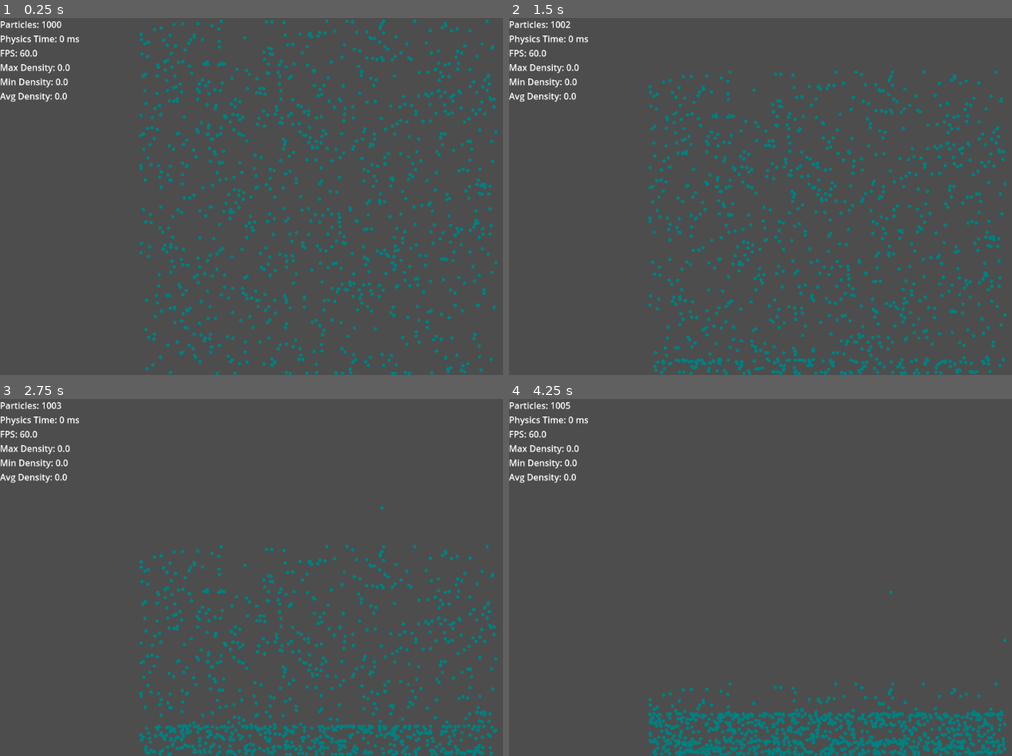
Above: before the commit, frames 1-4 (two rows, left to right).
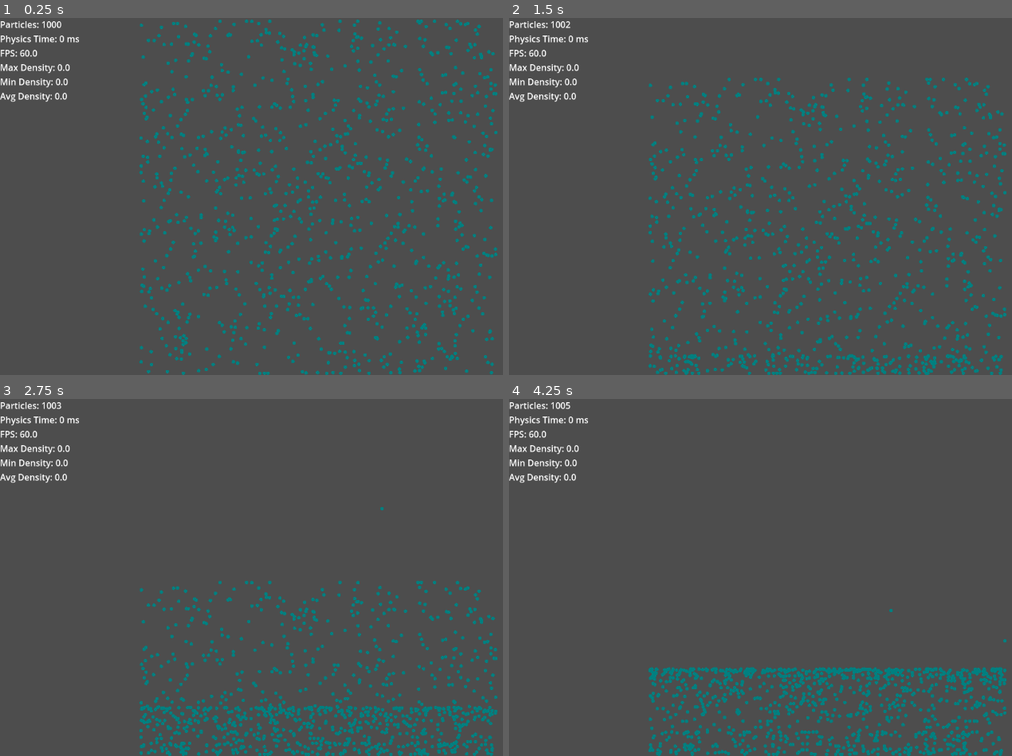
Above: after the commit, the same moments.

Repository: BoonyakornTanrattanakorn/SmoothedParticleHydrodynamics
Game: Godot game, scene res://main.tscn
Two runs of this game, one before a commit and one after it. Both use one fixed random seed, a clock stepped at 60 frames per second and the inputs below.
Inputs (mouse positions are in pixels of both pictures, inside the frame that each line leads up to):
- Up to frame 1 (0.25 s): no input
- Up to frame 2 (1.5 s): move the mouse to (966, 178) at 0.52 s; click (966, 178) at 0.67 s; move the mouse to (700, 214) at 1.27 s; click (700, 214) at 1.42 s
- Up to frame 3 (2.75 s): move the mouse to (382, 498) at 2.02 s; click (382, 498) at 2.17 s
- Up to frame 4 (4.25 s): move the mouse to (795, 648) at 2.77 s; click (795, 648) at 2.92 s; move the mouse to (outside the picture) at 3.52 s; click (outside the picture) at 3.67 s

The runs differ from the first frame. In frame 1, 11% of the frame differs, in the area x 27-99%, y 0-100%; in frame 2, 10%; in frame 3, 8.9%; in frame 4, 7.6%.
Error before the commit: Cannot call method 'shader_create_from_spirv' on a null value. (res://Density/density.gd:9)
Error after the commit: Cannot call method 'shader_create_from_spirv' on a null value. (res://Physics/density.gd:13)

Commit message:
restructure again

Diff:
--- a/Density/density.gd
+++ b/Physics/density.gd
@@ -3,8 +3,12 @@
 
 var settings: Settings
 var smoothing_kernel: SmoothingKernel
+var max_density: float = 0.0
+var min_density: float = 0.0
+var avg_density: float = 0.0
+
 var rd := RenderingServer.create_local_rendering_device()
-var density_compute_shader_file := load("res://Density/density_compute_shader.glsl")
+var density_compute_shader_file := load("res://Shader/density_compute_shader.glsl")
 var density_compute_shader_spirv: RDShaderSPIRV = density_compute_shader_file.get_spirv()
 var density_compute_shader := rd.shader_create_from_spirv(density_compute_shader_spirv)
 var density_compute_pipeline := rd.compute_pipeline_create(density_compute_shader)
@@ -26,6 +30,7 @@
 		density = _calculate_gpu(particle_position_array)
 	else:
 		density = _calculate_cpu(particle_position_array)
+	_calculate_density_range(density)
 	return density
 
 func _calculate_cpu(particle_position_array: PackedVector2Array) -> PackedFloat32Array:
@@ -86,9 +91,25 @@
 
 	rd.submit()
 	# we can actually do other CPU tasks here while GPU is working
-	rd.sync ()
+	rd.sync()
 
 	# read back density buffer
 	var density_output_bytes := rd.buffer_get_data(density_buffer)
 	var density_output := density_output_bytes.to_float32_array()
 	return density_output
+
+# Calculate and update density statistics
+func _calculate_density_range(particle_density_array: PackedFloat32Array) -> void:
+	if particle_density_array.size() == 0:
+		return
+	var tmp_max = particle_density_array[0]
+	var tmp_min = particle_density_array[0]
+	var tmp_sum = 0
+	for d in particle_density_array:
+		tmp_max = max(tmp_max, d)
+		tmp_min = min(tmp_min, d)
+		tmp_sum += d
+	const alpha = 0.5
+	max_density = alpha * tmp_max + (1 - alpha) * max_density
+	min_density = alpha * tmp_min + (1 - alpha) * min_density
+	avg_density = alpha * tmp_sum / particle_density_array.size() + (1 - alpha) * avg_density
--- /dev/null
+++ b/Physics/external_force.gd
@@ -0,0 +1,7 @@
+extends Node
+
+enum Force {NONE, PULL, PUSH}
+var particle_position_array: PackedVector2Array = []
+
+# make every particles in radius to accelerate to origin
+func _apply_external_force(force: Force, origin: Vector2, radius: float, acceleration: float):
--- /dev/null
+++ b/Physics/particle_container.gd
@@ -0,0 +1,23 @@
+extends Node
+class_name ParticleContainer
+
+var rng = RandomNumberGenerator.new()
+var settings: Settings
+
+var particle_position_array: PackedVector2Array = []
+var particle_velocity_array: PackedVector2Array = []
+var particle_num: int = 0
+
+func _ready() -> void:
+	settings = get_parent().get_node("Settings")
+	_initialize_particles()
+
+func _add_particle(_position: Vector2) -> void:
+	particle_position_array.append(_position)
+	particle_velocity_array.append(Vector2.ZERO)
+	particle_num += 1
+
+func _initialize_particles() -> void:
+	for i in range(settings.initial_particle_num):
+		_add_particle(Vector2(rng.randf_range(0, settings.box_dimension.x),
+							  rng.randf_range(0, settings.box_dimension.y)))
--- a/PressureForce/pressureForce.gd
+++ b/Physics/pressure_force.gd
@@ -6,7 +6,7 @@
 var rng = RandomNumberGenerator.new()
 
 var rd := RenderingServer.create_local_rendering_device()
-var pressure_force_compute_shader_file := load("res://PressureForce/pressure_force_compute_shader.glsl")
+var pressure_force_compute_shader_file := load("res://Shader/pressure_force_compute_shader.glsl")
 var pressure_force_compute_shader_spirv: RDShaderSPIRV = pressure_force_compute_shader_file.get_spirv()
 var pressure_force_compute_shader := rd.shader_create_from_spirv(pressure_force_compute_shader_spirv)
 var pressure_force_compute_pipeline := rd.compute_pipeline_create(pressure_force_compute_shader)
@@ -112,7 +112,7 @@
 
 	rd.submit()
 	# we can actually do other CPU tasks here while GPU is working
-	rd.sync()
+	rd.sync ()
 
 	# read back pressure force buffer
 	var pressure_force_output_bytes := rd.buffer_get_data(pressure_force_buffer)
--- /dev/null
+++ b/input_handler.gd
@@ -0,0 +1,22 @@
+extends Node
+class_name InputHandler
+
+var particle_container: ParticleContainer
+var settings: Settings
+
+enum ClickMode {ADD_PARTICLE, FORCE_PULL, FORCE_PUSH}
+var click_mode := ClickMode.ADD_PARTICLE
+
+func _ready() -> void:
+	particle_container = get_parent().get_node("ParticleContainer")
+	settings = get_parent().get_node("Settings")
+
+
+func _input(event: InputEvent):
+	if Input.is_mouse_button_pressed(MOUSE_BUTTON_LEFT):
+		if click_mode == ClickMode.ADD_PARTICLE:
+			particle_container._add_particle((event.position - settings._offset) / settings._scale)
+		elif click_mode == ClickMode.FORCE_PULL:
+			print("not implemented")
+		elif click_mode == ClickMode.FORCE_PUSH:
+			print("note implemented")
--- a/main.gd
+++ b/main.gd
@@ -1,106 +1,63 @@
 extends Node2D
+class_name Main
 
-var rng = RandomNumberGenerator.new()
-var settings: Settings
-
-var particle_position_array: PackedVector2Array = []
-var particle_velocity_array: PackedVector2Array = []
-var initial_particle_num = 1000
-
-var particle_num = 0
-var max_density: float = 0
-var min_density: float = 0
-var avg_density: float = 0
-
-# Called when the node enters the scene tree for the first time.
-func _ready() -> void:
-	settings = $Settings
-	for i in range(initial_particle_num):
-		_add_particle(Vector2(rng.randf_range(0, settings.box_dimension.x),
-							  rng.randf_range(0, settings.box_dimension.y)))
-
-func _add_particle(_position: Vector2) -> void:
-	particle_position_array.append(_position)
-	particle_velocity_array.append(Vector2.ZERO)
-	particle_num += 1
-
-func _input(event: InputEvent):
-	if Input.is_mouse_button_pressed(MOUSE_BUTTON_LEFT):
-		_add_particle((event.position - settings._offset) / settings._scale)
 
 func _update_physics(delta: float) -> void:
-	if particle_num == 0: return
+	if $ParticleContainer.particle_num == 0: return
 	# Calculate particles density
-	var particle_density_array = $Density._calculate_from_position_array(particle_position_array)
-	_calculate_density_range(particle_density_array)
+	var particle_density_array = $Density._calculate_from_position_array($ParticleContainer.particle_position_array)
 	# Calculate pressure force
-	var pressure_force_array = $PressureForce._calculate_array(particle_position_array, particle_density_array)
+	var pressure_force_array = $PressureForce._calculate_array($ParticleContainer.particle_position_array, particle_density_array)
 	for p_i in range(pressure_force_array.size()):
-		particle_velocity_array[p_i] += (pressure_force_array[p_i] / particle_density_array[p_i]) * delta
+		$ParticleContainer.particle_velocity_array[p_i] += (pressure_force_array[p_i] / particle_density_array[p_i]) * delta
 	# Calculate particle position
-	for particle_index in range(particle_num):
-		particle_velocity_array[particle_index] += settings.gravity * delta;
-		particle_position_array[particle_index] += particle_velocity_array[particle_index] * delta
-		particle_velocity_array[particle_index] *= settings.damp
+	for particle_index in range($ParticleContainer.particle_num):
+		$ParticleContainer.particle_velocity_array[particle_index] += $Settings.gravity * delta;
+		$ParticleContainer.particle_position_array[particle_index] += $ParticleContainer.particle_velocity_array[particle_index] * delta
+		$ParticleContainer.particle_velocity_array[particle_index] *= $Settings.damp
 	_bounding_box_collision()
-	if $Particles != null:
-		$Particles._draw_particles(particle_position_array, particle_velocity_array,
-		particle_density_array, particle_num, max_density, min_density)
-	else:
-		push_error("Particles is null!")
+	$ParticleRenderer._draw_particles($ParticleContainer.particle_position_array, $ParticleContainer.particle_velocity_array,
+	particle_density_array, $ParticleContainer.particle_num, $Density.max_density, $Density.min_density)
 
 func _update_labels(delta: float, physics_time: float) -> void:
 	if $InfoLabel != null:
-		$InfoLabel.text = "Particles: " + str(particle_num) + "\n" + \
+		$InfoLabel.text = "Particles: " + str($ParticleContainer.particle_num) + "\n" + \
 						  "Physics Time: " + str(int(physics_time)) + " ms\n" + \
 						  "FPS: " + str(snapped(1 / delta, 0.01)) + "\n" + \
-						  "Max Density: " + str(snapped(max_density, 0.01)) + "\n" + \
-						  "Min Density: " + str(snapped(min_density, 0.01)) + "\n" + \
-						  "Avg Density: " + str(snapped(avg_density, 0.01)) + "\n"
+						  "Max Density: " + str(snapped($Density.max_density, 0.01)) + "\n" + \
+						  "Min Density: " + str(snapped($Density.min_density, 0.01)) + "\n" + \
+						  "Avg Density: " + str(snapped($Density.avg_density, 0.01)) + "\n"
 	else:
 		push_error("InfoLabel is null!")
 
 # Called every frame. 'delta' is the elapsed time since the previous frame.
 func _process(delta: float) -> void:
 	var start_time = Time.get_ticks_msec()
-	var t = min(delta, settings.time_step)
+	var t = min(delta, $Settings.time_step)
 	_update_physics(t)
 	var end_time = Time.get_ticks_msec()
 	_update_labels(delta, end_time - start_time)
 
 func _calculate_density_gradient(_position: Vector2) -> Vector2:
 	const delta = 1e-6
-	var origin = $Density._at_position(_position, particle_position_array)
-	var dx = $Density._at_position(_position + Vector2.RIGHT * delta, particle_position_array) - origin
-	var dy = $Density._at_position(_position + Vector2.UP * delta, particle_position_array) - origin
+	var origin = $Density._at_position(_position, $ParticleContainer.particle_position_array)
+	var dx = $Density._at_position(_position + Vector2.RIGHT * delta, $ParticleContainer.particle_position_array) - origin
+	var dy = $Density._at_position(_position + Vector2.UP * delta, $ParticleContainer.particle_position_array) - origin
 	var dir = Vector2(-dx, dy)
 	return Vector2.ZERO if dir == Vector2.ZERO else dir / dir.length()
 
 # TODO: move to gpu
 func _bounding_box_collision() -> void:
-	for idx in range(particle_num):
-		if (particle_position_array[idx].x > settings.box_dimension.x - settings.particle_radius):
-			particle_position_array[idx].x = settings.box_dimension.x - settings.particle_radius;
-			particle_velocity_array[idx].x *= -settings.damp;
-		elif (particle_position_array[idx].x < settings.particle_radius):
-			particle_position_array[idx].x = settings.particle_radius;
-			particle_velocity_array[idx].x *= -settings.damp;
-		if (particle_position_array[idx].y > settings.box_dimension.y - settings.particle_radius):
-			particle_position_array[idx].y = settings.box_dimension.y - settings.particle_radius;
-			particle_velocity_array[idx].y *= -settings.damp;
-		elif (particle_position_array[idx].y < settings.particle_radius):
-			particle_position_array[idx].y = settings.particle_radius;
-			particle_velocity_array[idx].y *= -settings.damp;
-
-func _calculate_density_range(particle_density_array: PackedFloat32Array) -> void:
-	var tmp_max = particle_density_array[0]
-	var tmp_min = particle_density_array[0]
-	var tmp_sum = 0
-	for d in particle_density_array:
-		tmp_max = max(tmp_max, d)
-		tmp_min = min(tmp_min, d)
-		tmp_sum += d
-	const alpha = 0.5
-	max_density = alpha * tmp_max + (1 - alpha) * max_density
-	min_density = alpha * tmp_min + (1 - alpha) * min_density
-	avg_density = alpha * tmp_sum / particle_num + (1 - alpha) * avg_density
+	for idx in range($ParticleContainer.particle_num):
+		if ($ParticleContainer.particle_position_array[idx].x > $Settings.box_dimension.x - $Settings.particle_radius):
+			$ParticleContainer.particle_position_array[idx].x = $Settings.box_dimension.x - $Settings.particle_radius;
+			$ParticleContainer.particle_velocity_array[idx].x *= -$Settings.damp;
+		elif ($ParticleContainer.particle_position_array[idx].x < $Settings.particle_radius):
+			$ParticleContainer.particle_position_array[idx].x = $Settings.particle_radius;
+			$ParticleContainer.particle_velocity_array[idx].x *= -$Settings.damp;
+		if ($ParticleContainer.particle_position_array[idx].y > $Settings.box_dimension.y - $Settings.particle_radius):
+			$ParticleContainer.particle_position_array[idx].y = $Settings.box_dimension.y - $Settings.particle_radius;
+			$ParticleContainer.particle_velocity_array[idx].y *= -$Settings.damp;
+		elif ($ParticleContainer.particle_position_array[idx].y < $Settings.particle_radius):
+			$ParticleContainer.particle_position_array[idx].y = $Settings.particle_radius;
+			$ParticleContainer.particle_velocity_array[idx].y *= -$Settings.damp;
--- a/main.tscn
+++ b/main.tscn
@@ -1,27 +1,25 @@
-[gd_scene load_steps=8 format=3 uid="uid://bun8qc0hbhmwp"]
+[gd_scene load_steps=9 format=3 uid="uid://bun8qc0hbhmwp"]
 
 [ext_resource type="Script" uid="uid://b43j177cwb3bc" path="res://main.gd" id="1_main"]
-[ext_resource type="Script" uid="uid://biu7k7fqr8fun" path="res://density_field.gd" id="2_0xm2m"]
-[ext_resource type="Script" uid="uid://bj4uf7ya3a1tb" path="res://particle.gd" id="2_h2yge"]
-[ext_resource type="Script" uid="uid://dik05lqosw8i7" path="res://Density/density.gd" id="4_1bvp3"]
+[ext_resource type="Script" uid="uid://bj4uf7ya3a1tb" path="res://Rendering/particle_renderer.gd" id="2_h2yge"]
+[ext_resource type="Script" uid="uid://dik05lqosw8i7" path="res://Physics/density.gd" id="4_1bvp3"]
 [ext_resource type="Script" uid="uid://ck65pmo6g3srv" path="res://settings.gd" id="5_lquwl"]
-[ext_resource type="Script" uid="uid://ckgg7gpaysrvn" path="res://PressureForce/pressureForce.gd" id="6_7mycd"]
-[ext_resource type="Script" uid="uid://bwrubjl4sn6cu" path="res://smoothing_kernel_function.gd" id="7_272bh"]
+[ext_resource type="Script" uid="uid://ckgg7gpaysrvn" path="res://Physics/pressure_force.gd" id="6_7mycd"]
+[ext_resource type="Script" uid="uid://bwrubjl4sn6cu" path="res://Physics/smoothing_kernel_function.gd" id="7_272bh"]
+[ext_resource type="Script" uid="uid://c7l524ilyya76" path="res://input_handler.gd" id="8_5vw27"]
+[ext_resource type="Script" uid="uid://ct2gqqome2so4" path="res://Physics/particle_container.gd" id="9_kek77"]
 
 [node name="Main" type="Node2D"]
 script = ExtResource("1_main")
 
 [node name="Settings" type="Node2D" parent="."]
 script = ExtResource("5_lquwl")
-gas_constant = 1000.0
-damp = 0.99
+gas_constant = 200.0
+rest_density = 1.0
+damp = 0.995
 metadata/_custom_type_script = "uid://ck65pmo6g3srv"
 
-[node name="DensityGradientField" type="Node2D" parent="."]
-visible = false
-script = ExtResource("2_0xm2m")
-
-[node name="Particles" type="Node2D" parent="."]
+[node name="ParticleRenderer" type="Node2D" parent="."]
 script = ExtResource("2_h2yge")
 
 [node name="InfoLabel" type="Label" parent="."]
@@ -40,3 +38,11 @@
 [node name="SmoothingKernel" type="Node" parent="."]
 script = ExtResource("7_272bh")
 metadata/_custom_type_script = "uid://bwrubjl4sn6cu"
+
+[node name="InputHandler" type="Node" parent="."]
+script = ExtResource("8_5vw27")
+metadata/_custom_type_script = "uid://c7l524ilyya76"
+
+[node name="ParticleContainer" type="Node" parent="."]
+script = ExtResource("9_kek77")
+metadata/_custom_type_script = "uid://ct2gqqome2so4"
--- a/settings.gd
+++ b/settings.gd
@@ -7,6 +7,7 @@
 @export var particle_color = Color(0.0, 0.0, 1.0, 1.0)
 @export var gas_constant: float = 100.0
 @export var rest_density: float = 1000.0
+@export var initial_particle_num: int = 1000
 
 @export var smoothing_length: float = 2 * particle_radius
 @export var particle_mass: float = 100.0
Not shown, removed: Density/density_compute_shader.glsl.import
Renamed: Density/density.gd.uid -> Physics/density.gd.uid
Not shown, added: Physics/external_force.gd.uid
Not shown, added: Physics/particle_container.gd.uid
Renamed: PressureForce/pressureForce.gd.uid -> Physics/pressure_force.gd.uid
Renamed: smoothing_kernel_function.gd -> Physics/smoothing_kernel_function.gd
Renamed: smoothing_kernel_function.gd.uid -> Physics/smoothing_kernel_function.gd.uid
Not shown, removed: PressureForce/pressure_force_compute_shader.glsl.import
Renamed: density_field.gd -> Rendering/density_field.gd
Renamed: density_field.gd.uid -> Rendering/density_field.gd.uid
Renamed: particle.gd -> Rendering/particle_renderer.gd
Renamed: particle.gd.uid -> Rendering/particle_renderer.gd.uid
(and 5 more such lines)
